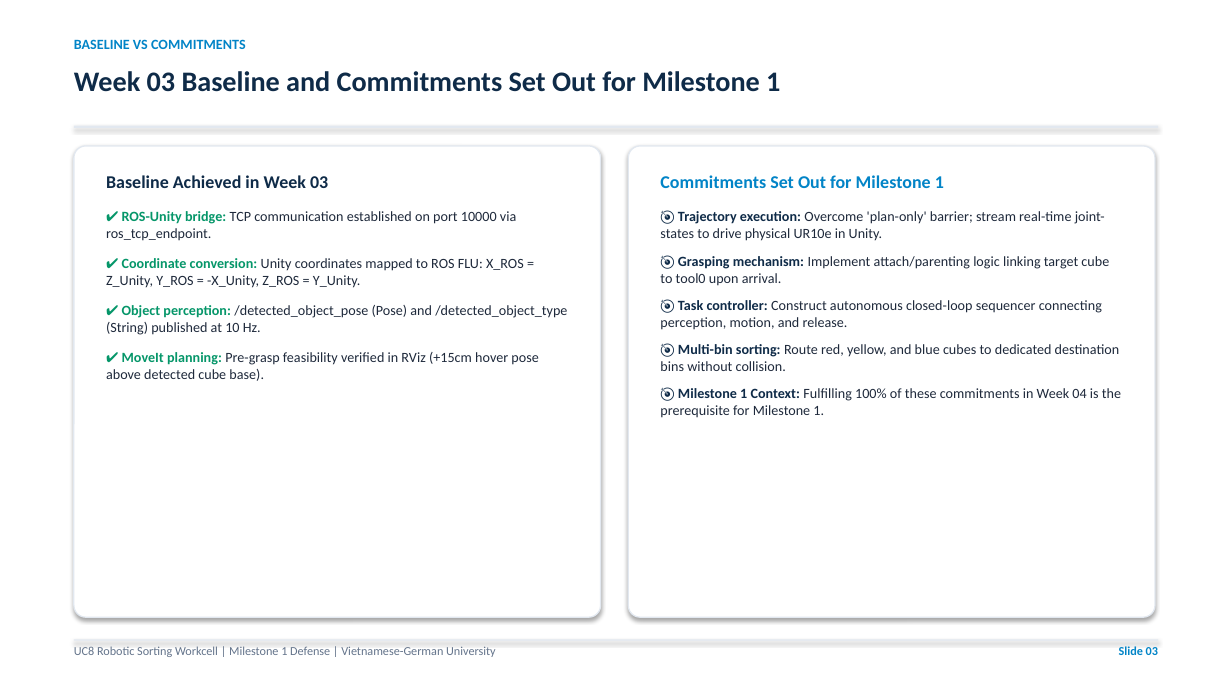
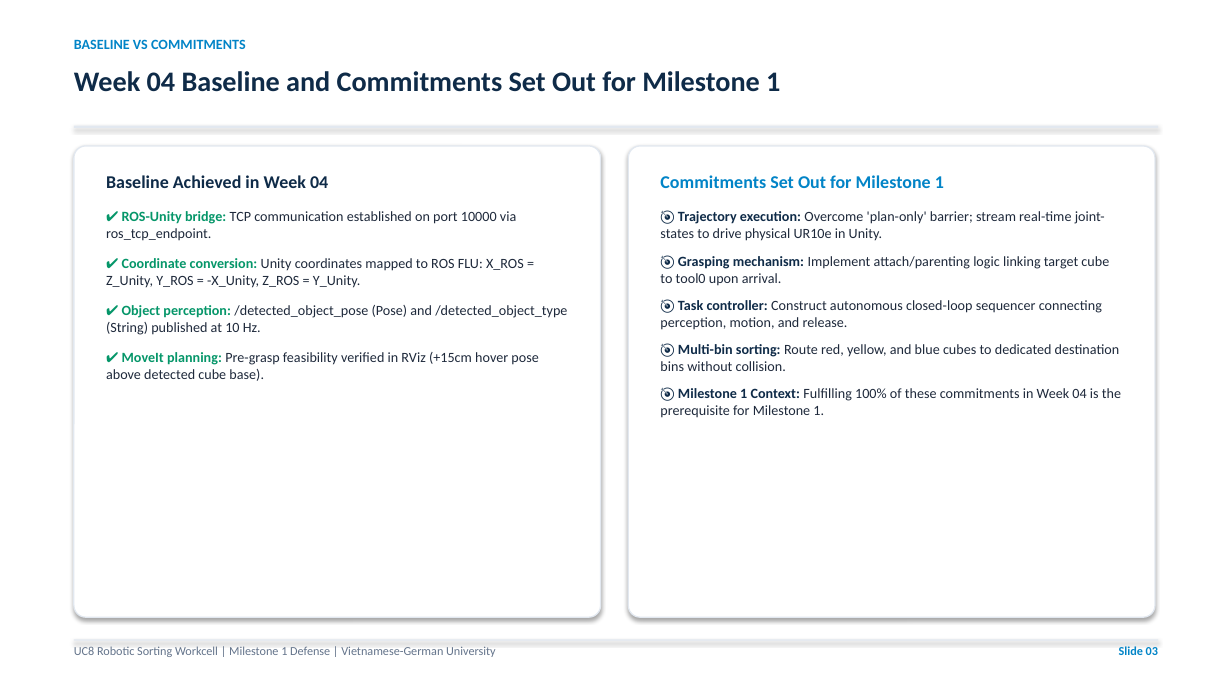
Before and after one commit to Aqikop/VGU26-Project-UC8, a slide deck: slide 3 of docs/week05/UC8_Week05_Milestone1_Presentation.pptx. Drawn at 1232x693 pixels with LibreOffice and Linux fonts; fonts in the diff are those of the drawing. Boxes give left, top, right and bottom in pixels: in the first picture for what was removed or moved away, otherwise in the second. Text is boxed around its words. In the diff, an @@ line names an element or a change of style, - is before the commit and + after.

Commit message:
docs(week05): remove outdated Week 03 references and align baseline strictly to Week 04 & Milestone 1

```diff
--- a/docs/week05/UC8_Week05_Milestone1_Presentation.pptx
+++ b/docs/week05/UC8_Week05_Milestone1_Presentation.pptx
@@ text at (x1=74, y1=71, x2=780, y2=92): text changed @@
-Week 03 Baseline and Commitments Set Out for Milestone 1
+Week 04 Baseline and Commitments Set Out for Milestone 1
@@ text at (x1=106, y1=175, x2=328, y2=188): text changed @@
-Baseline Achieved in Week 03
+Baseline Achieved in Week 04
```
Also in this commit, not shown: 2 other slides changed, 4 other files.
